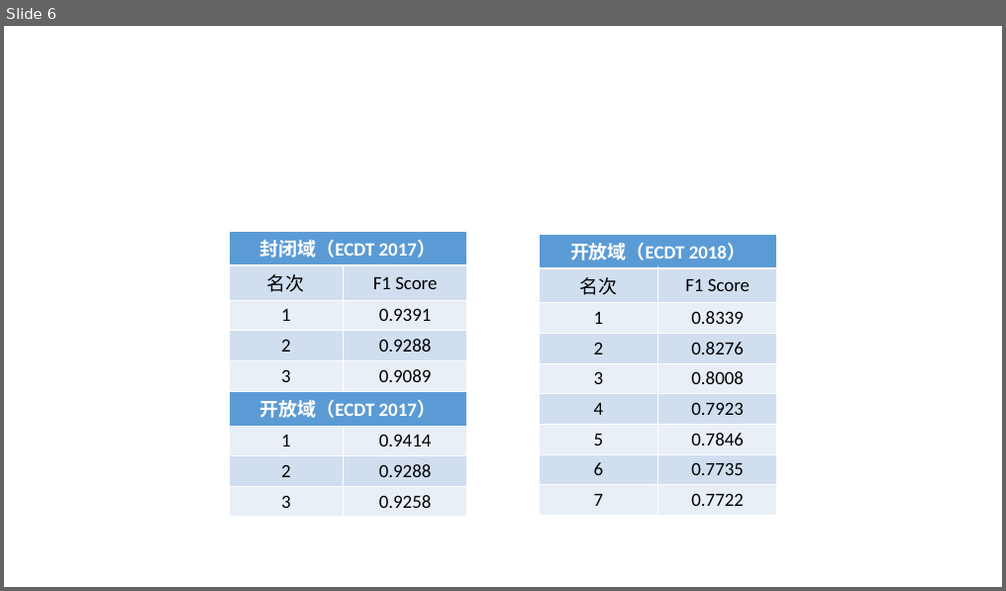
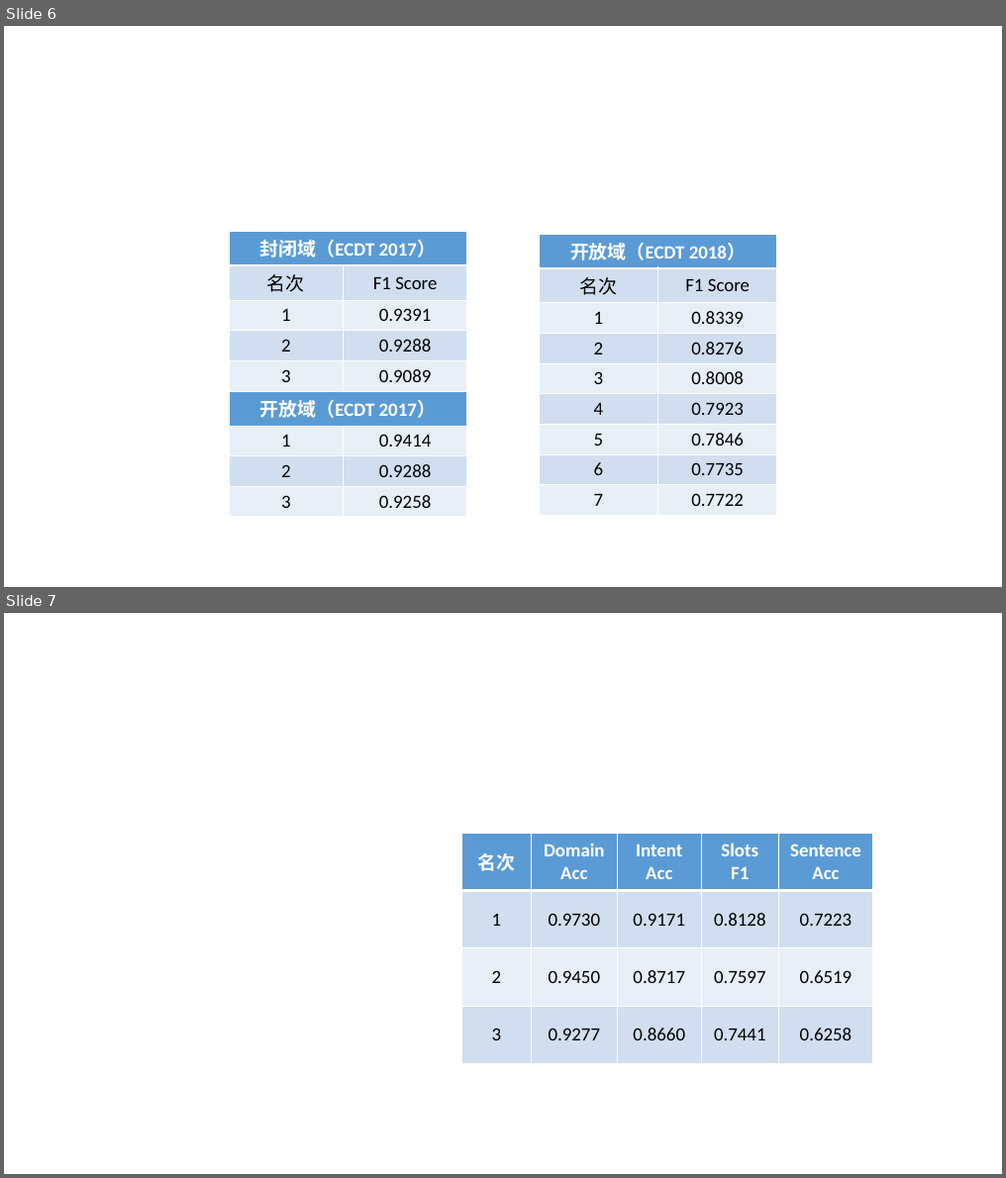
Before and after one commit to iseesaw/DialogueChallenge-Tutorial, a slide deck: test.pptx. Shown one above the other, each under a label of ours: slide 6 before the commit, slides 6 and 7 after it. The pictures are 1006x591 and 1006x1178 pixels, drawn with LibreOffice and Linux fonts; fonts in the diff are those of the drawing. Boxes give left, top, right and bottom in pixels: in the first picture for what was removed or moved away, otherwise in the second. Text is boxed around its words. In the diff, an @@ line names an element or a change of style, - is before the commit and + after.

```diff
--- a/test.pptx
+++ b/test.pptx
@@ slide 7 added at (4, 613, 1002, 1174), background #FFFFFF @@
@@ table added at (462, 833, 873, 1064), 4 rows, 5 columns @@
+名次 | Domain / Acc | Intent / Acc | Slots / F1 | Sentence / Acc
+1 | 0.9730 | 0.9171 | 0.8128 | 0.7223
+2 | 0.9450 | 0.8717 | 0.7597 | 0.6519
+3 | 0.9277 | 0.8660 | 0.7441 | 0.6258
```
Also in this commit, not shown: 1 other file.
